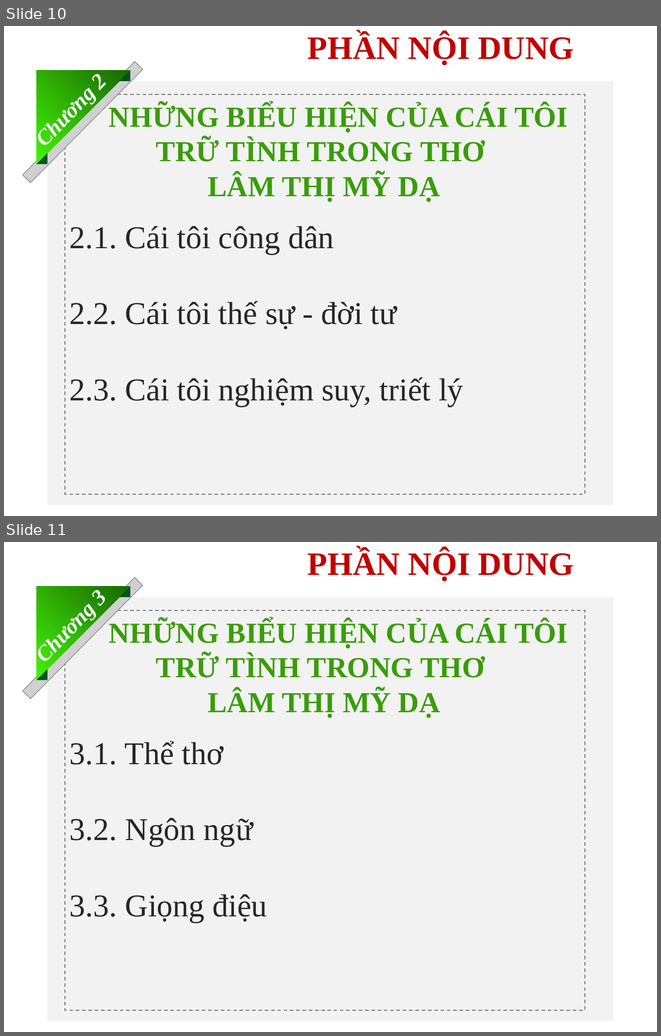
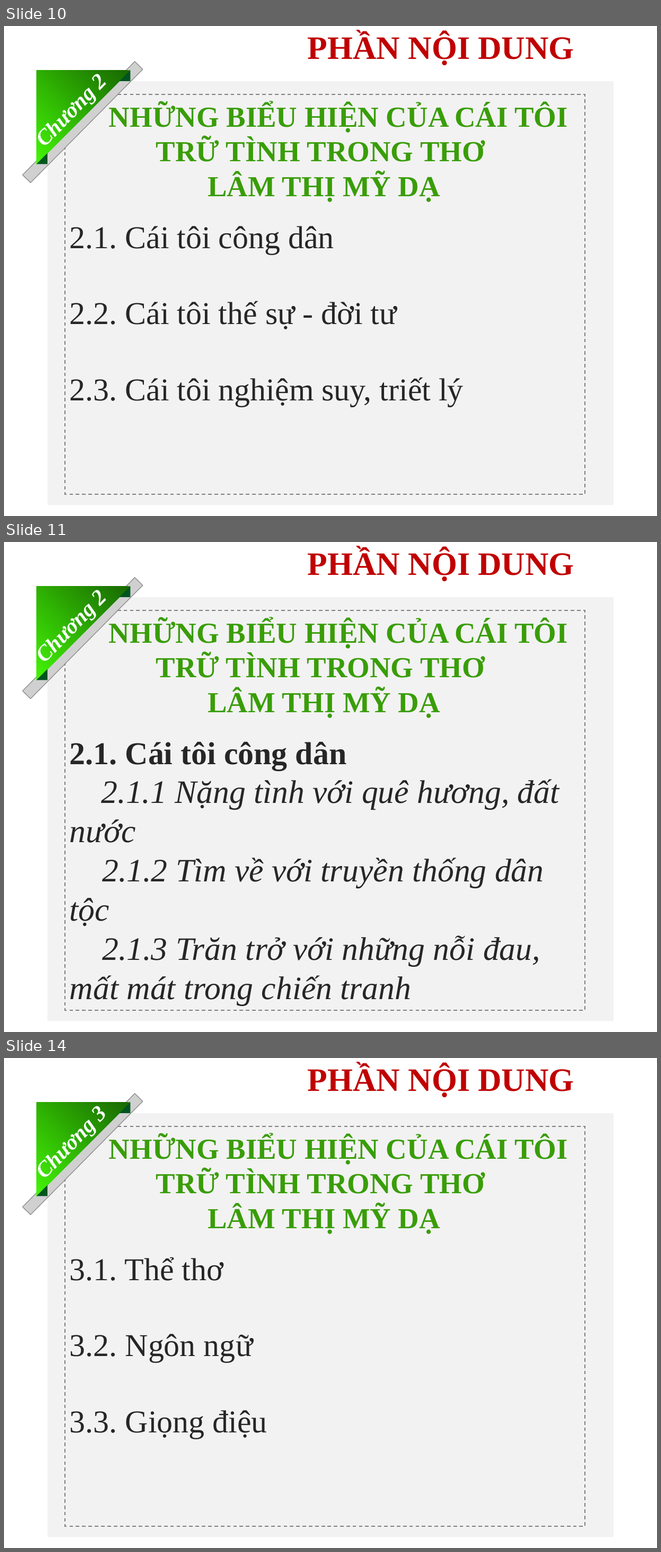
Before and after one commit to thanhhuong89/THANHHUONG_GIT, a slide deck: THANHHUONG/CAO HOC K33/DECUONGSOLUOC - THAY NAM_Slide.ppt. Shown one above the other, each under a label of ours: slides 10 and 11 before the commit, slides 10, 11 and 14 after it; the slides between them are not shown. The pictures are 661x1036 and 661x1552 pixels, drawn with LibreOffice and Linux fonts; fonts in the diff are those of the drawing; grey boxes stand for pictures; background and template pictures are left out. Boxes give left, top, right and bottom in pixels: in the first picture for what was removed or moved away, otherwise in the second. Text is boxed around its words. In the diff, an @@ line names an element or a change of style, - is before the commit and + after.

```diff
--- a/THANHHUONG/CAO HOC K33/DECUONGSOLUOC - THAY NAM_Slide.ppt
+++ b/THANHHUONG/CAO HOC K33/DECUONGSOLUOC - THAY NAM_Slide.ppt
@@ slide 11 added at (x1=4, y1=542, x2=657, y2=1032), background picture (left out) @@
@@ title added at (x1=308, y1=549, x2=574, y2=581), 36 pt, text #C00000, bold @@
+PHẦN NỘI DUNG
@@ rectangle added at (x1=48, y1=597, x2=614, y2=1021), fill #F2F2F2 @@
@@ text added at (x1=81, y1=599, x2=105, y2=607), 24 pt, text #FFFFFF, bold, italic @@
+Chương 2
@@ rectangle added at (x1=65, y1=610, x2=585, y2=1010), outline #7F7F7F 0.99 pt dashed @@
@@ text added at (x1=109, y1=620, x2=567, y2=718), 32 pt, text #399D07, bold @@
+NHỮNG BIỂU HIỆN CỦA CÁI TÔI TRỮ TÌNH TRONG THƠ
+LÂM THỊ MỸ DẠ
@@ group added at (x1=23, y1=578, x2=142, y2=699): 3 right triangles, 1 picture @@
@@ text added at (x1=70, y1=741, x2=559, y2=1005), 36 pt, text #262626, italic @@
+2.1. Cái tôi công dân
+2.1.1 Nặng tình với quê hương, đất nước
+2.1.2 Tìm về với truyền thống dân tộc
+2.1.3 Trăn trở với những nỗi đau, mất mát trong chiến tranh
@@ what was slide 11 is now slide 14 @@
```
Also in this commit, not shown: 2 slides changed, 4 other slides added, 16 other files.
